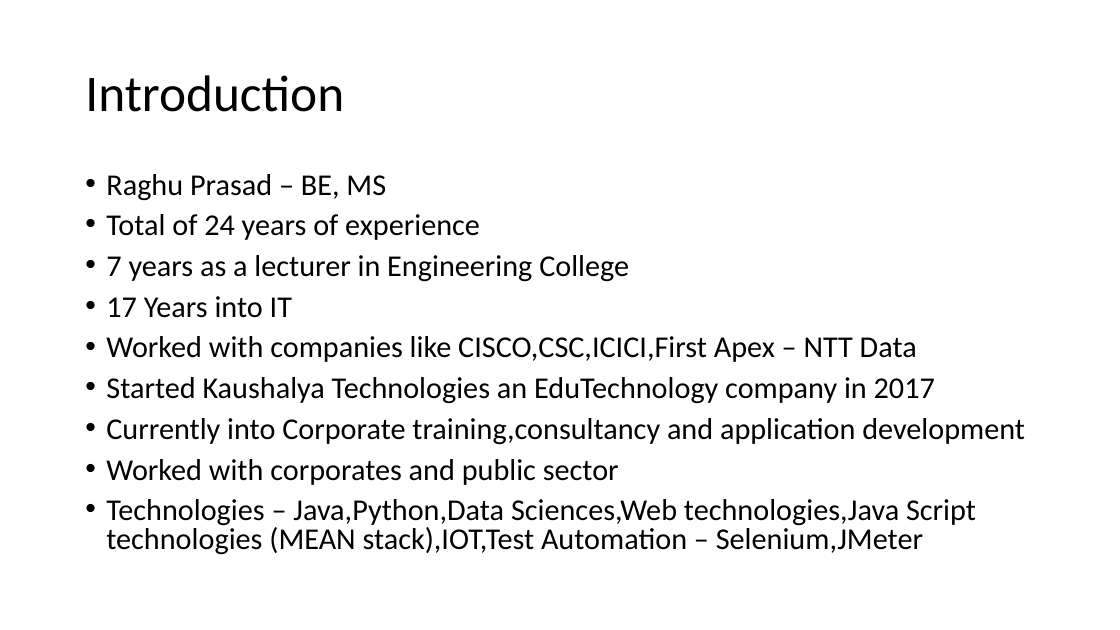
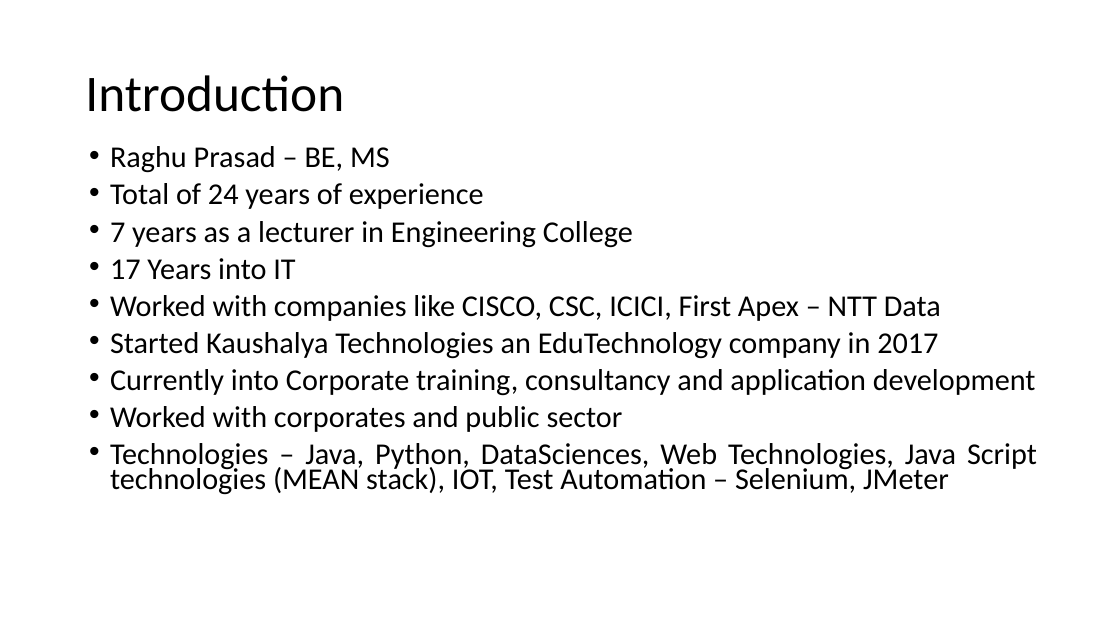
Before and after one commit to raghuprasadks/acharyafullstackfdp, a slide deck: slide 2 of day1/presentation/Fullstackwebdevelopment.pptx. Drawn at 1120x630 pixels with LibreOffice and Linux fonts; fonts in the diff are those of the drawing. Boxes give left, top, right and bottom in pixels: in the first picture for what was removed or moved away, otherwise in the second. Text is boxed around its words. In the diff, an @@ line names an element or a change of style, - is before the commit and + after.

```diff
--- a/day1/presentation/Fullstackwebdevelopment.pptx
+++ b/day1/presentation/Fullstackwebdevelopment.pptx
@@ text "Raghu Prasad – BE, MS": place and size @@
-text "Raghu Prasad – BE, MS" at <box>106,174,1025,555</box>
+text "Raghu Prasad – BE, MS" at <box>110,146,1037,495</box>
@@ text at <box>110,146,938,432</box>: alignment left to justified; line spacing 0.8 to 0.7 @@
@@ text at <box>110,295,941,321</box>: text changed @@
-• Worked with companies like CISCO,CSC,ICICI,First Apex – NTT Data
+• Worked with companies like CISCO, CSC, ICICI, First Apex – NTT Data
@@ text at <box>110,369,1036,396</box>: text changed @@
-• Currently into Corporate training,consultancy and application development
+• Currently into Corporate training, consultancy and application development
@@ text at <box>110,443,1037,495</box>: text changed @@
-• Technologies – Java,Python,Data Sciences,Web technologies,Java Script technologies (MEAN stack),IOT,Test Automation – Selenium,JMeter
+• Technologies – Java, Python, DataSciences, Web Technologies, Java Script technologies (MEAN stack), IOT, Test Automation – Selenium, JMeter
```
Also in this commit, not shown: 25 other slides changed, 2 slides removed, 2 other files.
